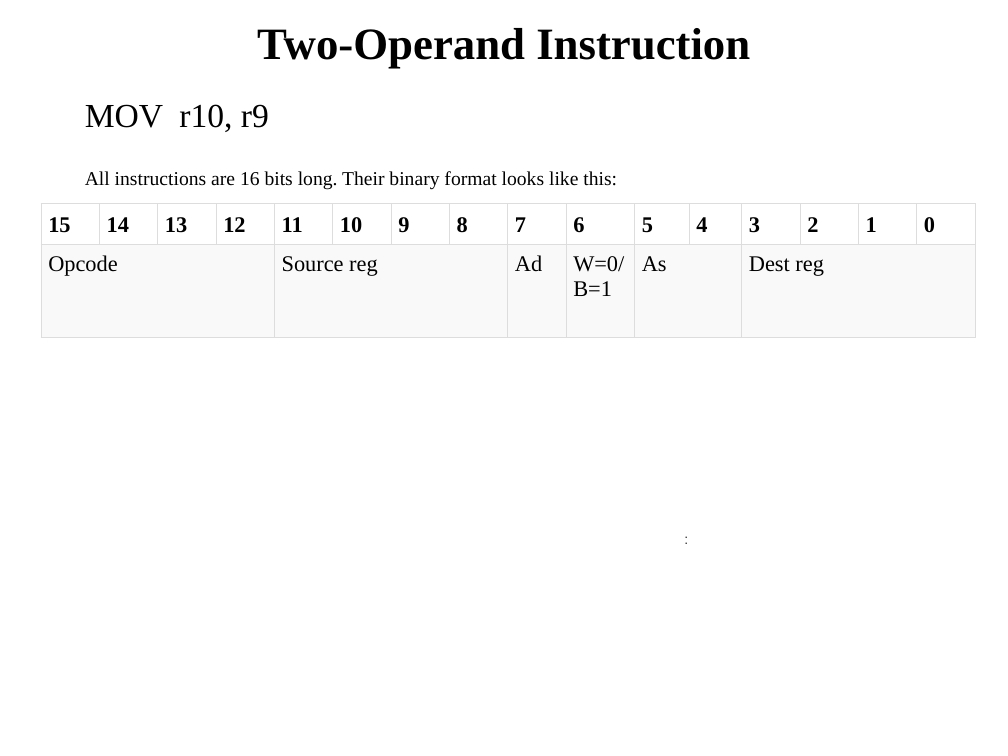
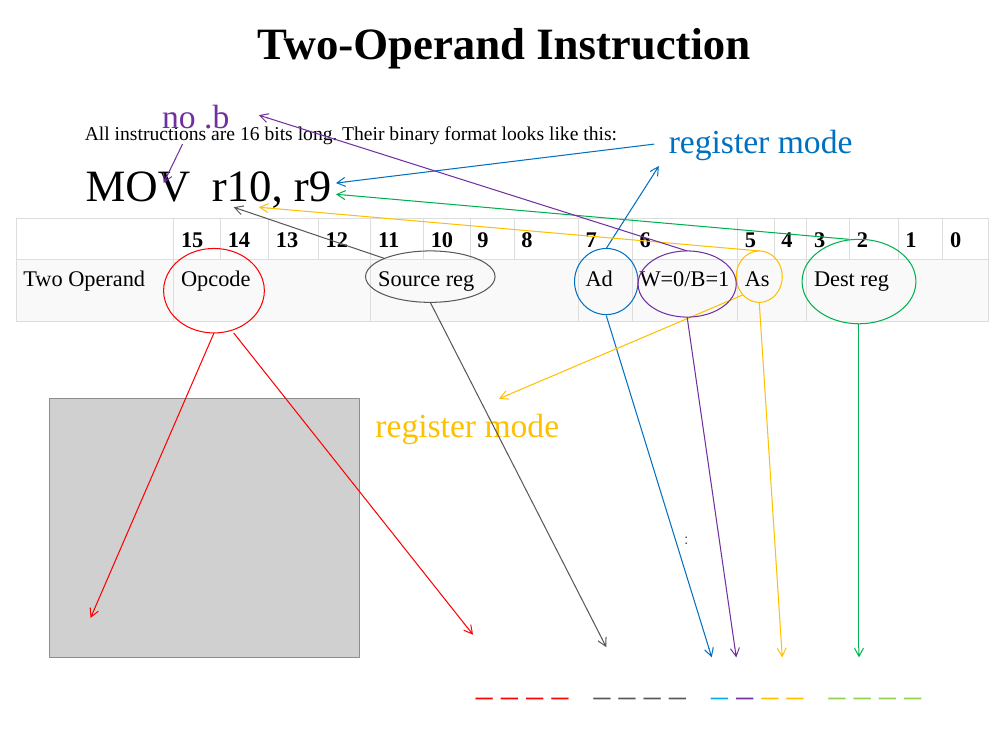
Before and after one commit to pw4rn3r/ECE382, a slide deck: slide 22 of notes/L3/Lsn3.pptx (slide 21 before the commit). Drawn at 1008x756 pixels with LibreOffice and Linux fonts; fonts in the diff are those of the drawing; grey boxes stand for pictures. Boxes give left, top, right and bottom in pixels: in the first picture for what was removed or moved away, otherwise in the second. Text is boxed around its words. In the diff, an @@ line names an element or a change of style, - is before the commit and + after.

```diff
--- a/notes/L3/Lsn3.pptx
+++ b/notes/L3/Lsn3.pptx
@@ text at <box>85,104,269,132</box>: paragraph removed @@
-  MOV r10, r9
@@ group added at <box>162,104,736,657</box>: 3 arrows, 1 text, 1 ellipse @@
+no .b
@@ group added at <box>336,129,853,657</box>: 3 arrows, 1 text, 1 ellipse @@
+register mode
@@ text added at <box>86,166,331,210</box>, 32 pt, text #000000 @@
+MOV r10, r9
@@ arrow added from (384, 258) to (234, 208), #595959 0.75 pt @@
@@ arrow added from (849, 239) to (336, 195), #00B050 0.75 pt @@
@@ table at <box>16,218,987,321</box> @@
+column 1:  | Two Operand
@@ table: place and size @@
-table at <box>41,204,977,339</box>
+table at <box>16,218,987,321</box>
@@ ellipse added at <box>802,239,916,324</box>, outline #00B050 0.75 pt @@
@@ ellipse added at <box>163,248,264,333</box>, outline #FF0000 0.75 pt @@
@@ ellipse added at <box>366,251,495,302</box>, outline #595959 0.75 pt @@
@@ group added at <box>259,208,782,657</box>: 3 arrows, 1 text, 1 ellipse @@
+register mode
@@ arrow added from (430, 302) to (606, 647), #595959 0.75 pt @@
@@ arrow added from (859, 324) to (859, 657), #00B050 0.75 pt @@
@@ arrow added from (214, 333) to (91, 618), #FF0000 0.75 pt @@
@@ arrow added from (234, 333) to (473, 635), #FF0000 0.75 pt @@
@@ picture added at <box>49,399,360,658</box> @@
@@ text added at <box>466,657,986,708</box>, 24 pt, text #FF0000 @@
+_ _ _ _ _ _ _ _ _ _ _ _ _ _ _ _
```
Also in this commit, not shown: 4 other slides changed, 3 slides added, 2 slides removed, 1 other file.
